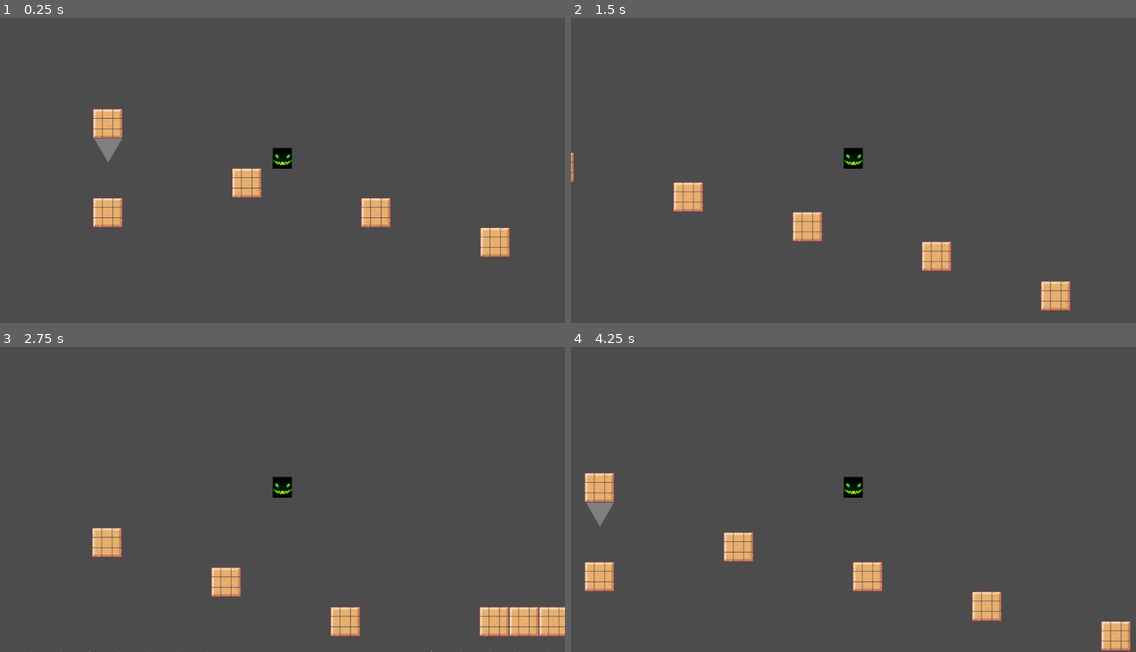
Above: before the commit, frames 1-4 (two rows, left to right).
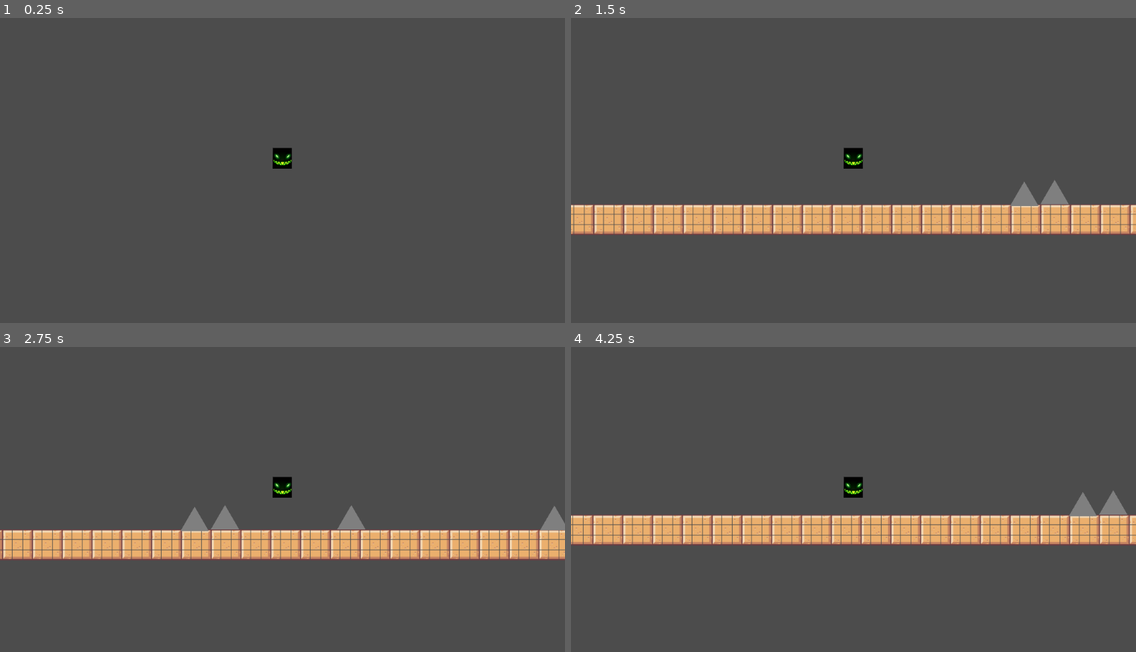
Above: after the commit, the same moments.

Repository: layolabernat/jocgrupal
Game: Godot game, scene res://Joc.tscn
Same seed, same stepped clock (60 frames per second), same inputs: the game is played once before the commit and once after it.
Inputs:
- Up to frame 1 (0.25 s): no input
- Up to frame 2 (1.5 s): hold Space (ves_amunt) 0.53-1.28 s; hold Right (ui_right) from 0.53 s (still down); tap Up (ui_up) at 0.77 s; tap Space (ves_amunt) at 1.35 s
- Up to frame 3 (2.75 s): tap Up (ui_up) at 1.52 s; release Right (ui_right) at 2.03 s; hold Left (ui_left) from 2.03 s (still down); hold Space (ves_amunt) from 2.03 s (still down)
- Up to frame 4 (4.25 s): release Left (ui_left) at 2.78 s; release Space (ves_amunt) at 2.78 s; hold Right (ui_right) from 2.78 s (still down); tap Space (ves_amunt) at 2.85 s; tap Up (ui_up) at 3.02, 3.77 s; hold Space (ves_amunt) from 3.53 s (still down)

The runs differ from the first frame. In frame 1, 2.8% of the frame differs, in the area x 16-91%, y 29-79%; in frame 2, 12%; in frame 3, 13%; in frame 4, 13%, in the area x 0-100%, y 41-100%.

Commit message:
Update Joc.tscn

Diff:
--- a/Joc.tscn
+++ b/Joc.tscn
@@ -112,7 +112,7 @@
 tile_data = PoolIntArray( -982600, 3, 0, -786009, 3, 0, -589417, 3, 0, -589370, 3, 0, -392825, 3, 0, -392776, 3, 0, -39 …(3368 unchanged characters)…
 
 [node name="personatge" parent="." instance=ExtResource( 2 )]
-position = Vector2( 8170, 92 )
+position = Vector2( 718, 203 )
 
 [node name="Camera2D" type="Camera2D" parent="personatge"]
 position = Vector2( 1, 0 )
@@ -132,6 +132,10 @@
 position = Vector2( 1875, 519 )
 scale = Vector2( 0.1, 0.1 )
 
+[node name="Obstacles119" parent="." instance=ExtResource( 3 )]
+position = Vector2( 2243, 520 )
+scale = Vector2( 0.1, 0.1 )
+
 [node name="Obstacles4" parent="." instance=ExtResource( 3 )]
 position = Vector2( 3488, 519 )
 scale = Vector2( 0.1, 0.1 )
@@ -551,6 +555,18 @@
 position = Vector2( 9964, 394 )
 scale = Vector2( 0.1, 0.1 )
 
+[node name="Obstacles116" parent="." instance=ExtResource( 3 )]
+position = Vector2( 9910, 394 )
+scale = Vector2( 0.1, 0.1 )
+
+[node name="Obstacles117" parent="." instance=ExtResource( 3 )]
+position = Vector2( 9856, 395 )
+scale = Vector2( 0.1, 0.1 )
+
+[node name="Obstacles118" parent="." instance=ExtResource( 3 )]
+position = Vector2( 9804, 395 )
+scale = Vector2( 0.1, 0.1 )
+
 [node name="Obstacles111" parent="." instance=ExtResource( 3 )]
 position = Vector2( 9685, 519 )
 scale = Vector2( 0.1, 0.1 )
